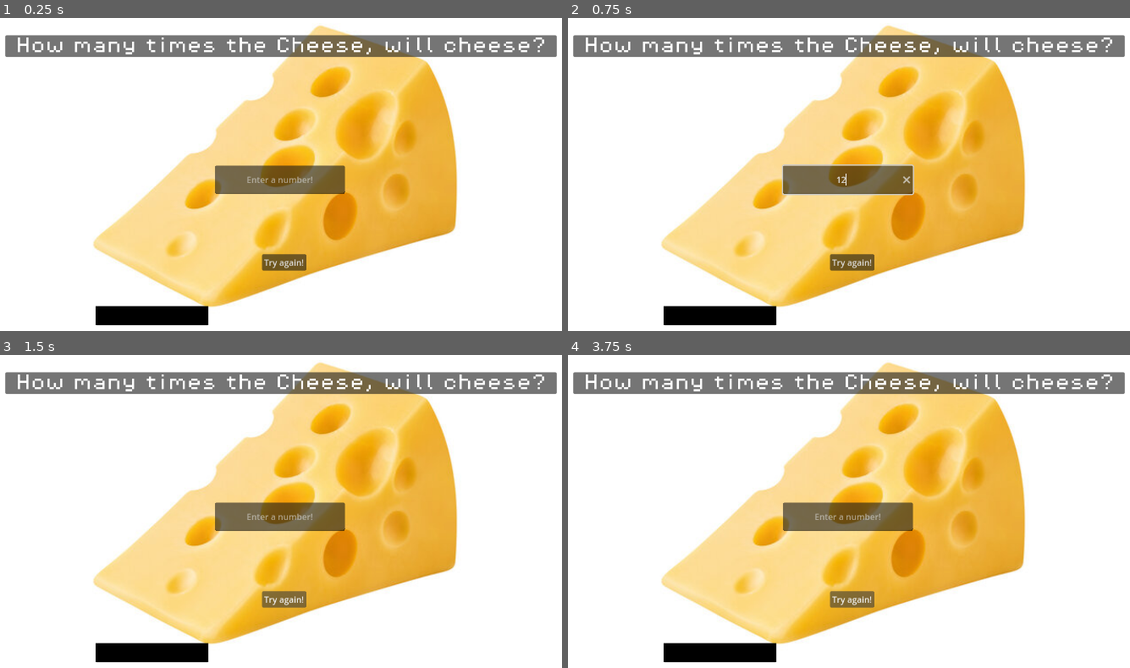
Above: before the commit, frames 1-4 (two rows, left to right).
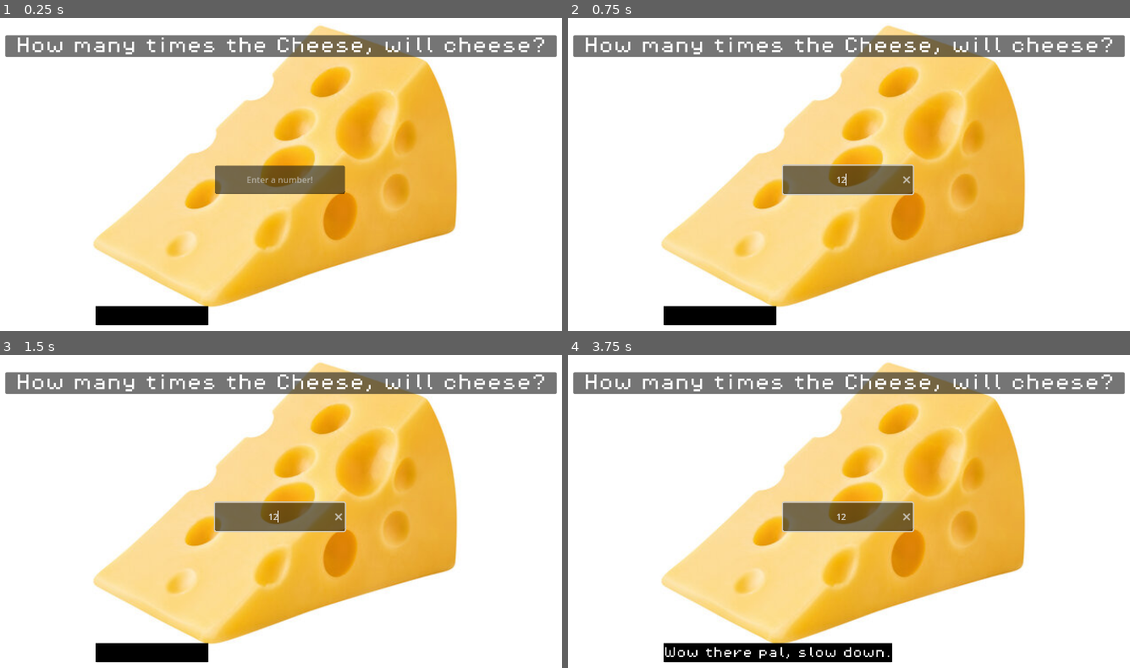
Above: after the commit, the same moments.

Repository: 3005iwkrtnk/guessing-game
Game: Godot game, scene res://scenes/rng.tscn
The game is run twice, just before and just after one commit, with the same random seed, the same clock (stepped at 60 frames per second) and the same inputs.
Inputs (mouse positions are in pixels of both pictures, inside the frame that each line leads up to):
- Up to frame 1 (0.25 s): no input
- Up to frame 2 (0.75 s): click (849, 180) at 0.52 s; type "12" at 0.6 s
- Up to frame 3 (1.5 s): click (286, 599) at 1.25 s, where only the run before the commit has a clickable "Try again!"
- Up to frame 4 (3.75 s): click (854, 599) at 2 s, where only the run before the commit has a clickable "Try again!"; click (854, 599) at 2.75 s, where only the run before the commit has a clickable "Try again!"; tap Enter at 3.5 s

The runs differ from the first frame. In frame 1, 0.4% of the frame differs, in the area x 46-55%, y 75-81%; in frame 2, 0.4%; in frame 3, 0.8%; in frame 4, 2.3%, in the area x 17-62%, y 46-99%.

Commit message:
Working button visibility and numbers

Diff:
--- a/scripts/guessing-game-script.gd
+++ b/scripts/guessing-game-script.gd
@@ -10,10 +10,11 @@
 
 var scene_number = rng.randi_range(10, 10)
 
-
 var half_number = int(scene_number / 2)
 
 var continues = 5
+
+# Handles the numbers and continues
 
 
 func _on_line_edit_text_submitted(new_text: String) -> void:
@@ -31,20 +32,30 @@
 		continues = continues -1
 		continues_display.text = 'A little, too much? Perhaps... Continues: ' + str(continues)
 	if continues <= 0:
+		button_visibility()
 		continues_display.text = "The Cheese, chees’ndt. Good luck next time!"
-
-
-#func button_visibility():
 
 
 
 
-func button_visibility():
-	if continues >= 0:
-		Button.visible = false
-	while continues <= 0:
-		Button.visible = true
 
 
+
+# Restarts the game
 func _on_button_pressed() -> void:
 	get_tree().reload_current_scene()
+
+
+# Button visibility
+
+func _ready():
+	button_visibility()
+
+# Hides the button when the player have continues
+
+
+func button_visibility():
+	if continues > 0:
+		button.hide()
+	else:
+		button.show()
